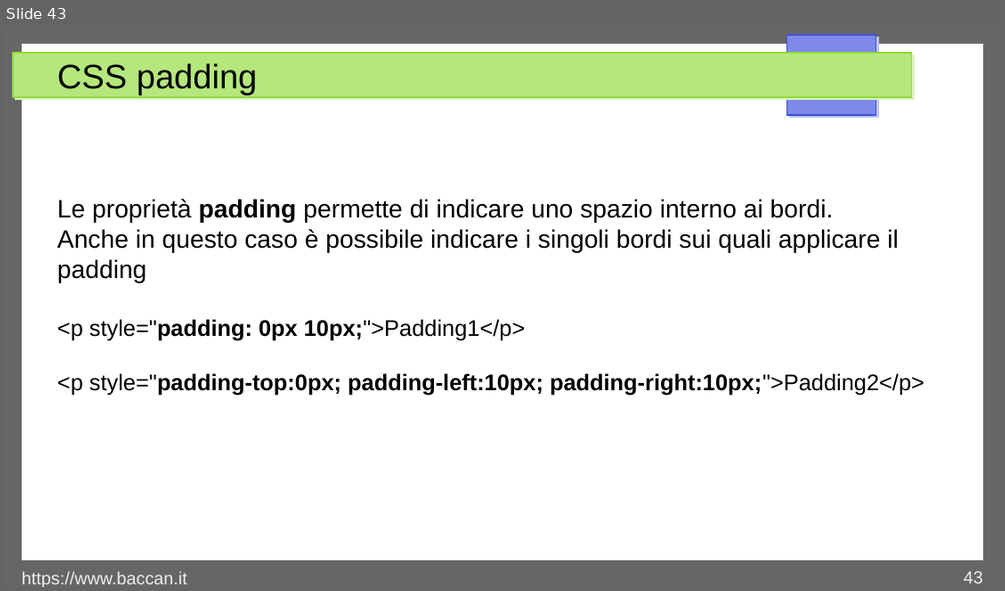
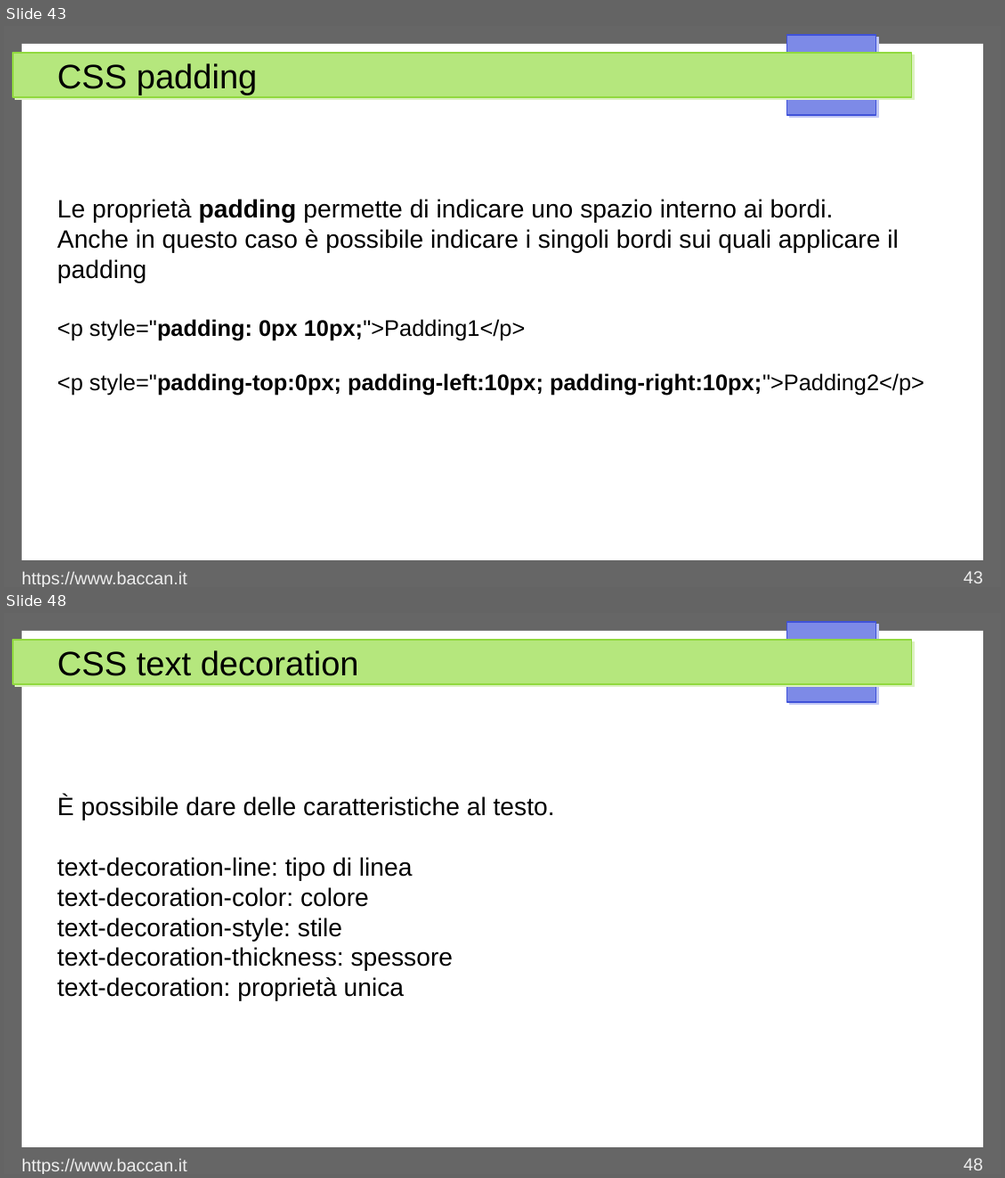
Before and after one commit to matteobaccan/CorsoCSS, a slide deck: Chapter_css.odp. Shown one above the other, each under a label of ours: slide 43 before the commit, slides 43 and 48 after it; the slides between them are not shown. The pictures are 1005x591 and 1005x1178 pixels, drawn with LibreOffice and Linux fonts; fonts in the diff are those of the drawing. Boxes give left, top, right and bottom in pixels: in the first picture for what was removed or moved away, otherwise in the second. Text is boxed around its words. In the diff, an @@ line names an element or a change of style, - is before the commit and + after.

```diff
--- a/Chapter_css.odp
+++ b/Chapter_css.odp
@@ slide 48 added at (4, 613, 1001, 1174), background #FFFFFF; not listed: 4 template elements that a slide beside it also shows @@
@@ title added at (57, 650, 359, 676), 27 pt, text #000000 @@
+CSS text decoration
@@ text added at (57, 795, 555, 1001), 20 pt, text #000000 @@
+È possibile dare delle caratteristiche al testo.
+text-decoration-line: tipo di linea
+text-decoration-color: colore
+text-decoration-style: stile
+text-decoration-thickness: spessore
+text-decoration: proprietà unica
@@ text added at (22, 1158, 187, 1174), 14 pt, text #EEEEEE @@
+https://www.baccan.it
@@ page number added at (963, 1158, 983, 1170), 14 pt, text #EEEEEE @@
+48
```
Also in this commit, not shown: 1 slide changed, 3 other slides added, 6 other files.
